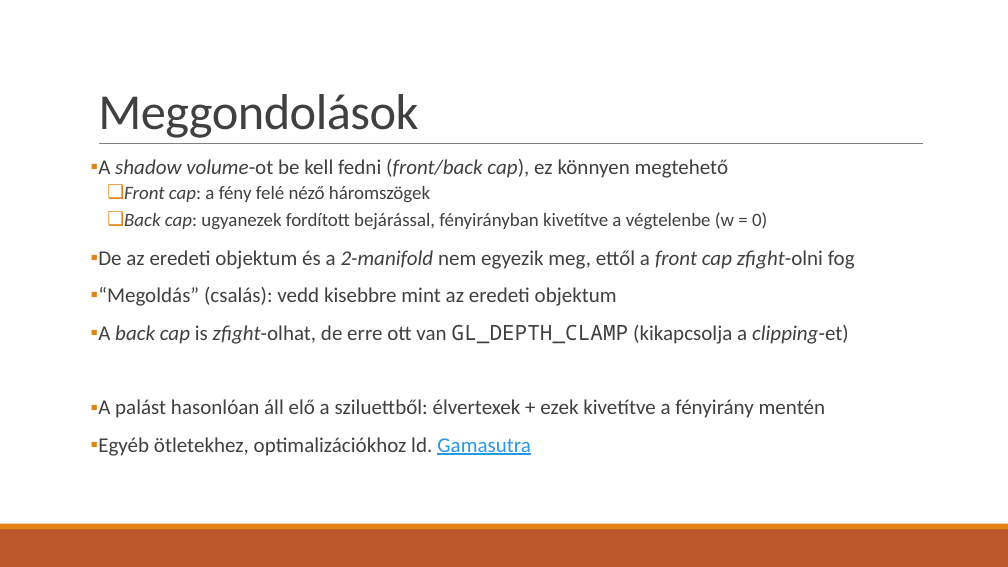
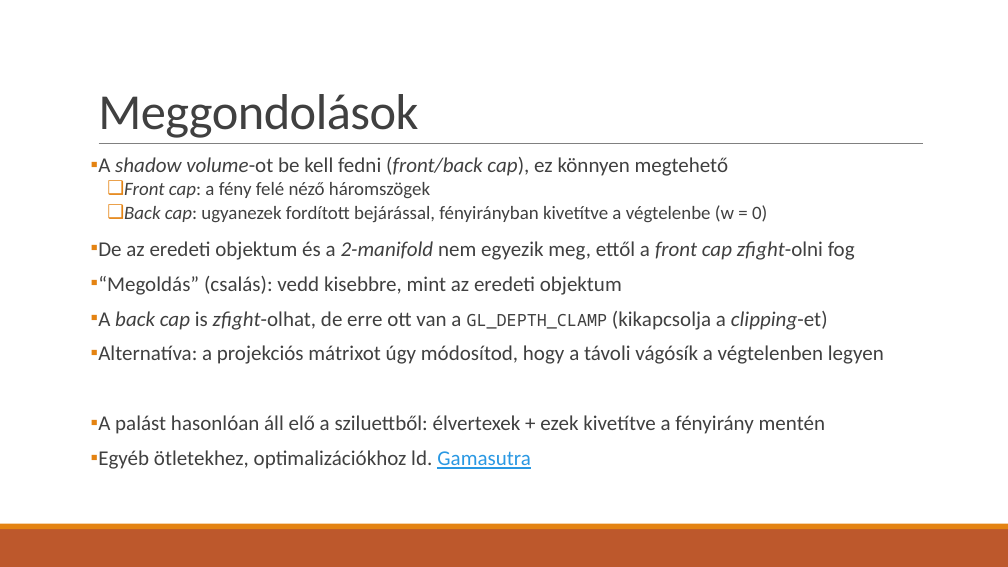
Before and after one commit to asylum2010/Asylum-s-ELTE-Exercises, a slide deck: slide 5 of GFX_EA_01.pptx (slide 6 before the commit). Drawn at 1008x567 pixels with LibreOffice and Linux fonts; fonts in the diff are those of the drawing. Boxes give left, top, right and bottom in pixels: in the first picture for what was removed or moved away, otherwise in the second. Text is boxed around its words. In the diff, an @@ line names an element or a change of style, - is before the commit and + after.

Commit message:
shadow volume prez 2

```diff
--- a/GFX_EA_01.pptx
+++ b/GFX_EA_01.pptx
@@ text at box(98, 157, 855, 469): line spacing 0.9 to 0.8 @@
@@ text at box(98, 276, 884, 364): text changed @@
-▪ “Megoldás” (csalás): vedd kisebbre mint az eredeti objektum
-▪ A back cap is zfight-olhat, de erre ott van GL_DEPTH_CLAMP (kikapcsolja a clipping-et)
+▪ “Megoldás” (csalás): vedd kisebbre, mint az eredeti objektum
+▪ A back cap is zfight-olhat, de erre ott van a GL_DEPTH_CLAMP (kikapcsolja a clipping-et)
+▪ Alternatíva: a projekciós mátrixot úgy módosítod, hogy a távoli vágósík a végtelenben legyen
```
Also in this commit, not shown: 4 other slides changed, 3 slides added, 1 other file.
